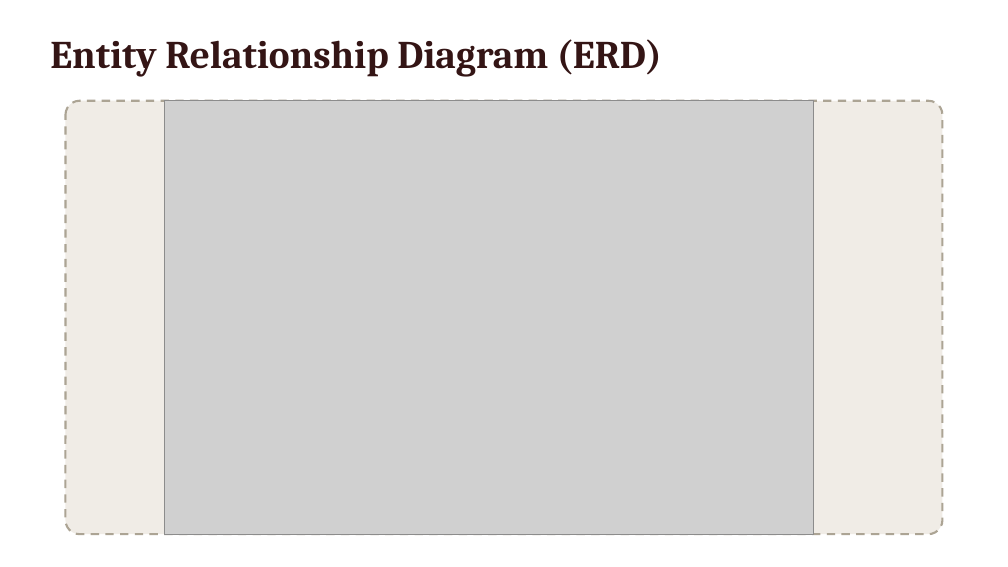
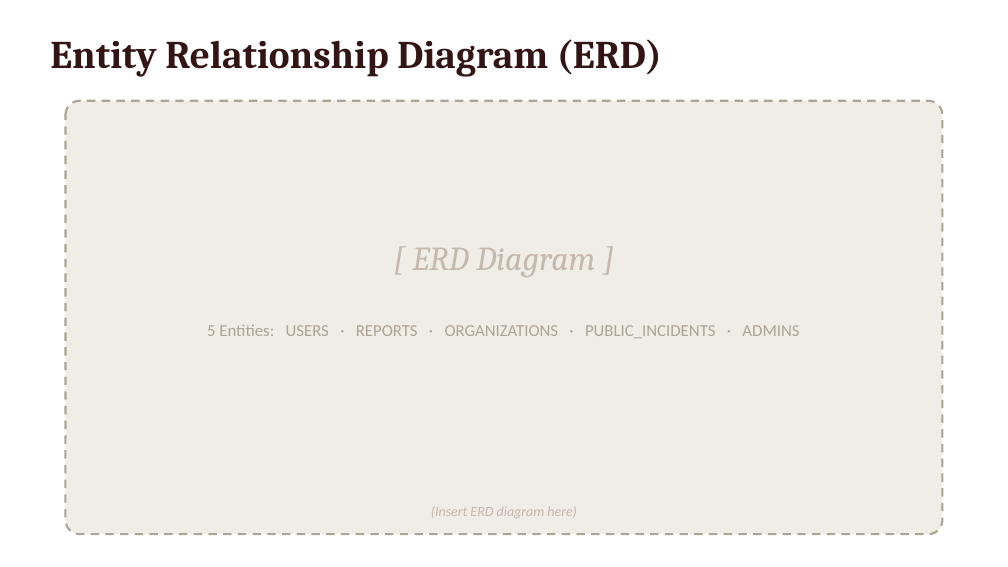
Before and after one commit to BlackQwerty/mybahaya, a slide deck: slide 8 of diagrams-xml/MyBahaya_FYP1.pptx. Drawn at 1008x567 pixels with LibreOffice and Linux fonts; fonts in the diff are those of the drawing; grey boxes stand for pictures. Boxes give left, top, right and bottom in pixels: in the first picture for what was removed or moved away, otherwise in the second. Text is boxed around its words. In the diff, an @@ line names an element or a change of style, - is before the commit and + after.

```diff
--- a/diagrams-xml/MyBahaya_FYP1.pptx
+++ b/diagrams-xml/MyBahaya_FYP1.pptx
@@ picture removed at (x1=164, y1=101, x2=813, y2=534) @@
@@ text added at (x1=412, y1=248, x2=595, y2=277), 24 pt, text #C4B9AC, italic @@
+[ ERD Diagram ]
@@ text added at (x1=207, y1=324, x2=799, y2=338), 12 pt, text #ACA494 @@
+5 Entities: USERS · REPORTS · ORGANIZATIONS · PUBLIC_INCIDENTS · ADMINS
@@ text added at (x1=431, y1=506, x2=577, y2=518), 10 pt, text #C4B9AC, italic @@
+(Insert ERD diagram here)
```
Also in this commit, not shown: 2 other slides changed, 2 slides added, 7 other files.
